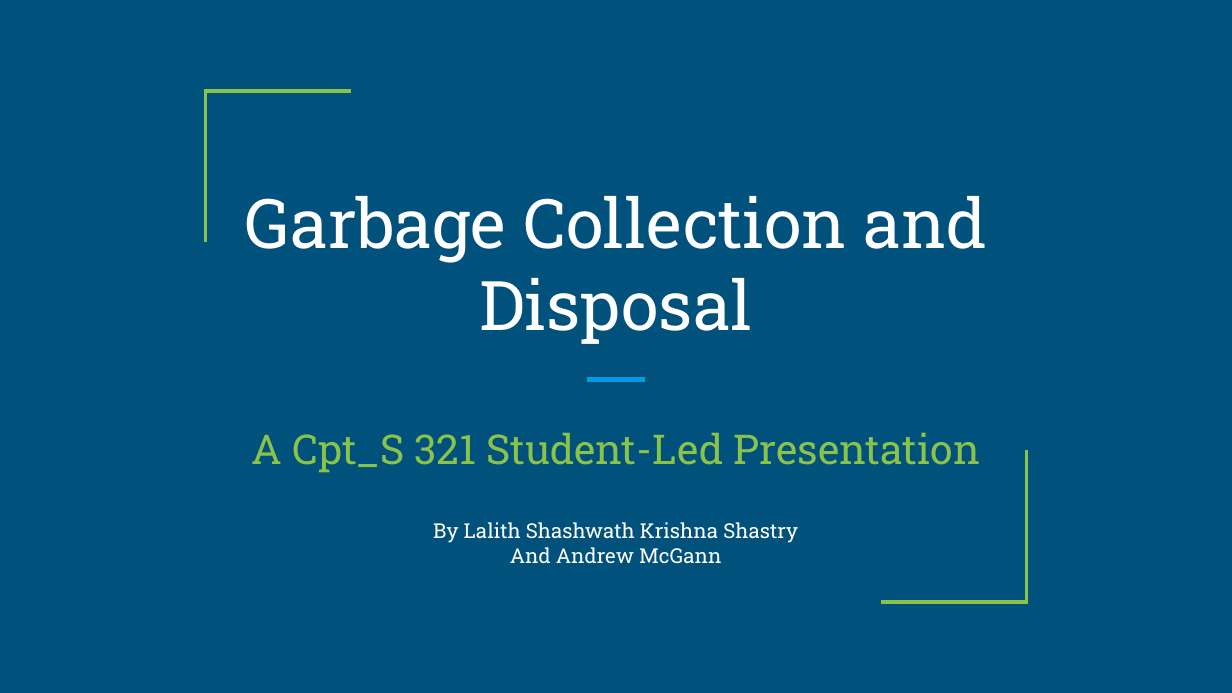
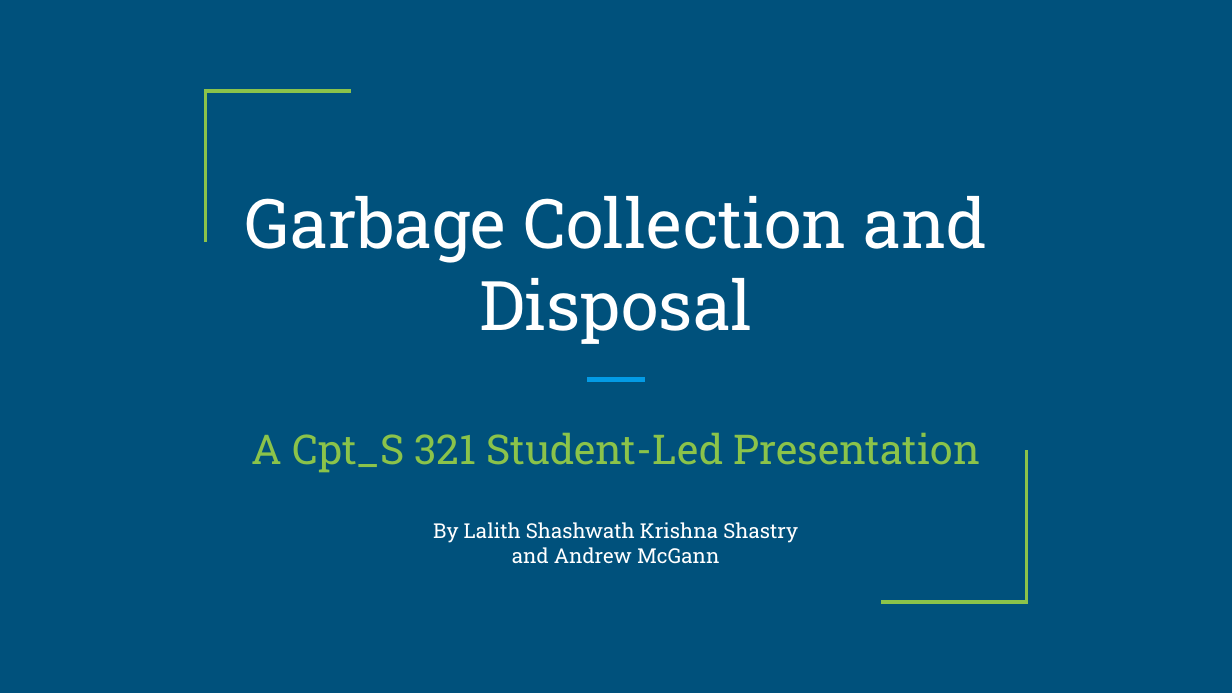
Before and after one commit to lskshastry/Garbage-Collection-and-Disposal-in-C-, a slide deck: slide 1 of Disposal and Garbage Collection.pptx. Drawn at 1232x693 pixels with LibreOffice and Linux fonts; fonts in the diff are those of the drawing. Boxes give left, top, right and bottom in pixels: in the first picture for what was removed or moved away, otherwise in the second. Text is boxed around its words. In the diff, an @@ line names an element or a change of style, - is before the commit and + after.

```diff
--- a/Disposal and Garbage Collection.pptx
+++ b/Disposal and Garbage Collection.pptx
@@ title at (x1=512, y1=547, x2=720, y2=564): text changed @@
-And Andrew McGann
+and Andrew McGann
```
Also in this commit, not shown: 1 other slide changed, 13 slides added, 6 slides removed, 1 other file.
